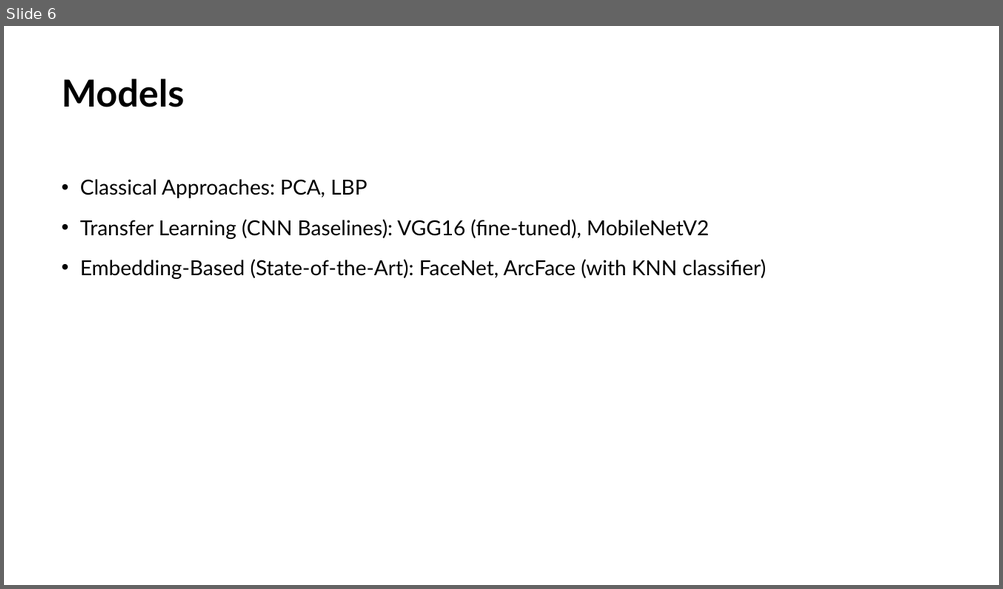
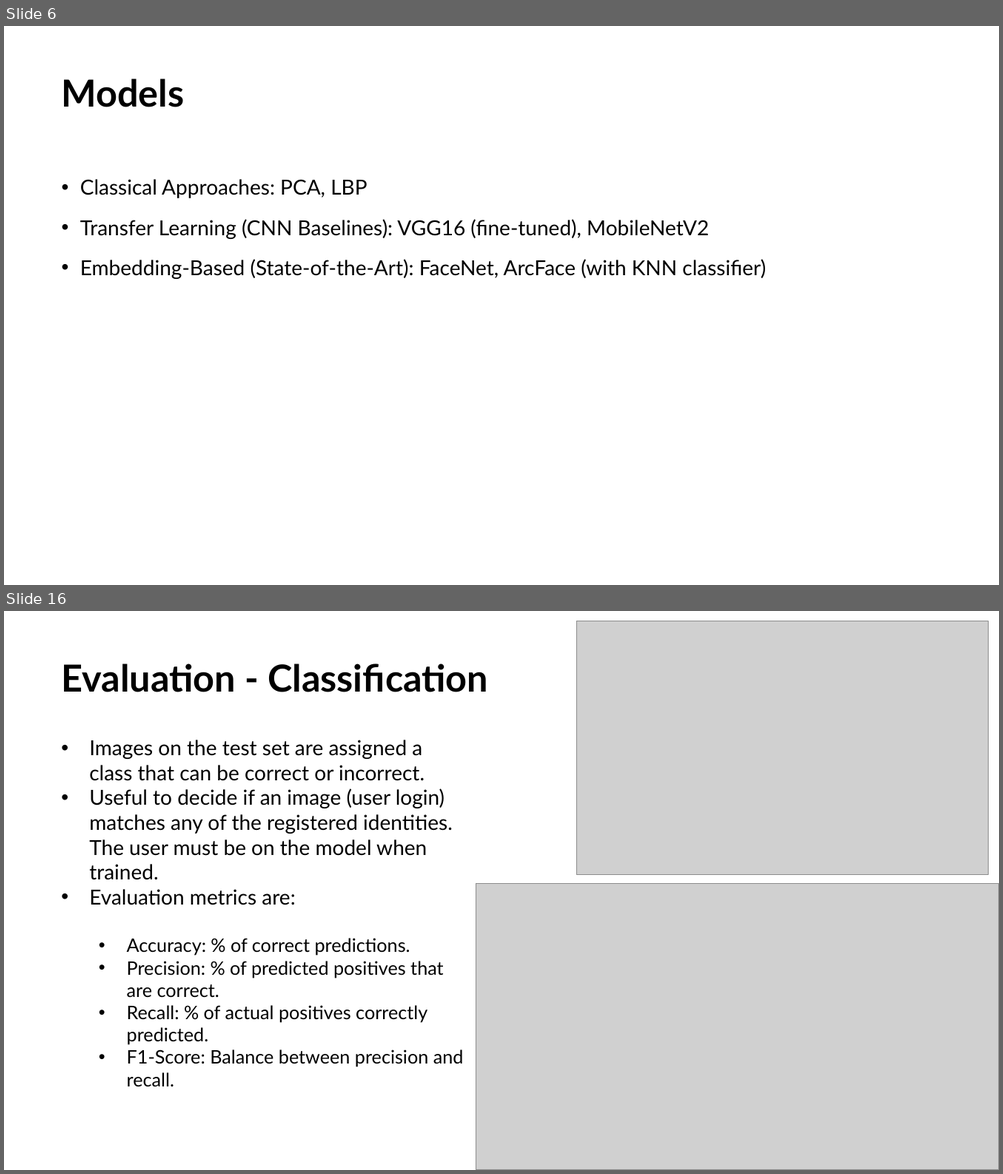
Before and after one commit to JackGraymer/Face-Recognition, a slide deck: Face Reconition Presentation_v2.pptx. Shown one above the other, each under a label of ours: slide 6 before the commit, slides 6 and 16 after it; the slides between them are not shown. The pictures are 1003x589 and 1003x1174 pixels, drawn with LibreOffice and Linux fonts; fonts in the diff are those of the drawing; grey boxes stand for pictures. Boxes give left, top, right and bottom in pixels: in the first picture for what was removed or moved away, otherwise in the second. Text is boxed around its words. In the diff, an @@ line names an element or a change of style, - is before the commit and + after.

```diff
--- a/Face Reconition Presentation_v2.pptx
+++ b/Face Reconition Presentation_v2.pptx
@@ slide 16 added at box(4, 611, 999, 1170), background #FFFFFF @@
@@ picture added at box(576, 621, 988, 875) @@
@@ title added at box(62, 664, 488, 692), 36 pt, text #000000, bold @@
+Evaluation - Classification
@@ text added at box(89, 740, 464, 1087), 20 pt, text #000000 @@
+• Images on the test set are assigned a class that can be correct or incorrect.
+• Useful to decide if an image (user login) matches any of the registered identities. The user must be on the model when trained.
+• Evaluation metrics are:
+  • Accuracy: % of correct predictions.
+  • Precision: % of predicted positives that are correct.
+  • Recall: % of actual positives correctly predicted.
+  • F1-Score: Balance between precision and recall.
@@ picture added at box(475, 884, 999, 1170) @@
```
Also in this commit, not shown: 7 slides changed, 10 other slides added, 1 slide removed.
